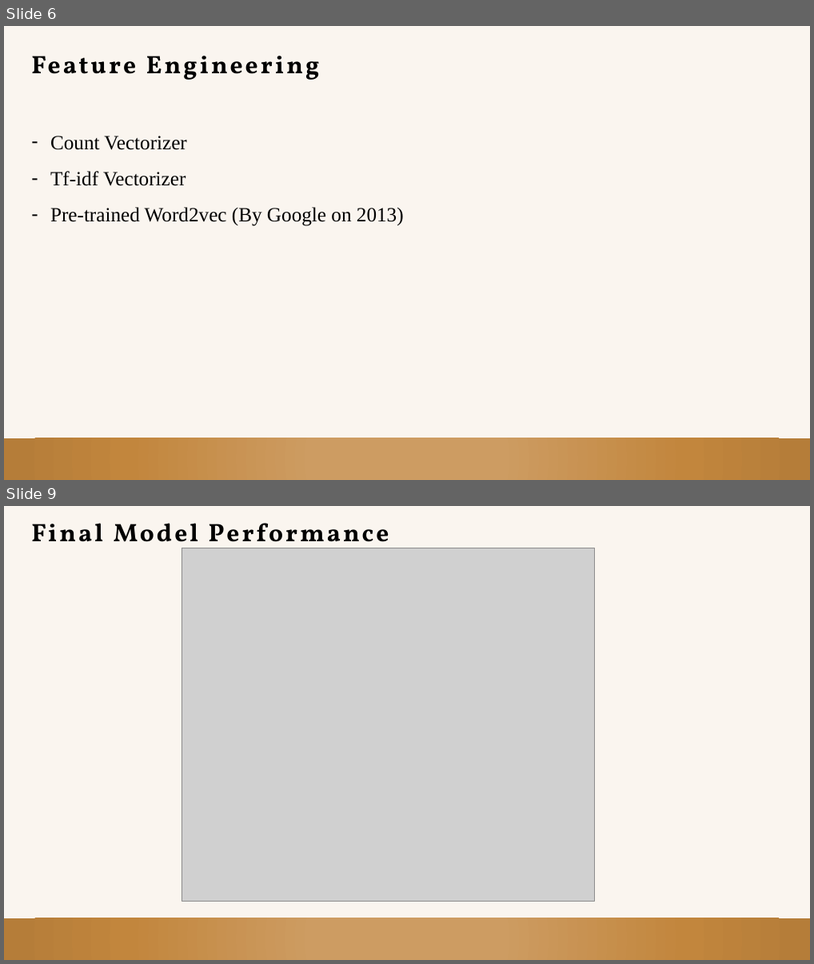
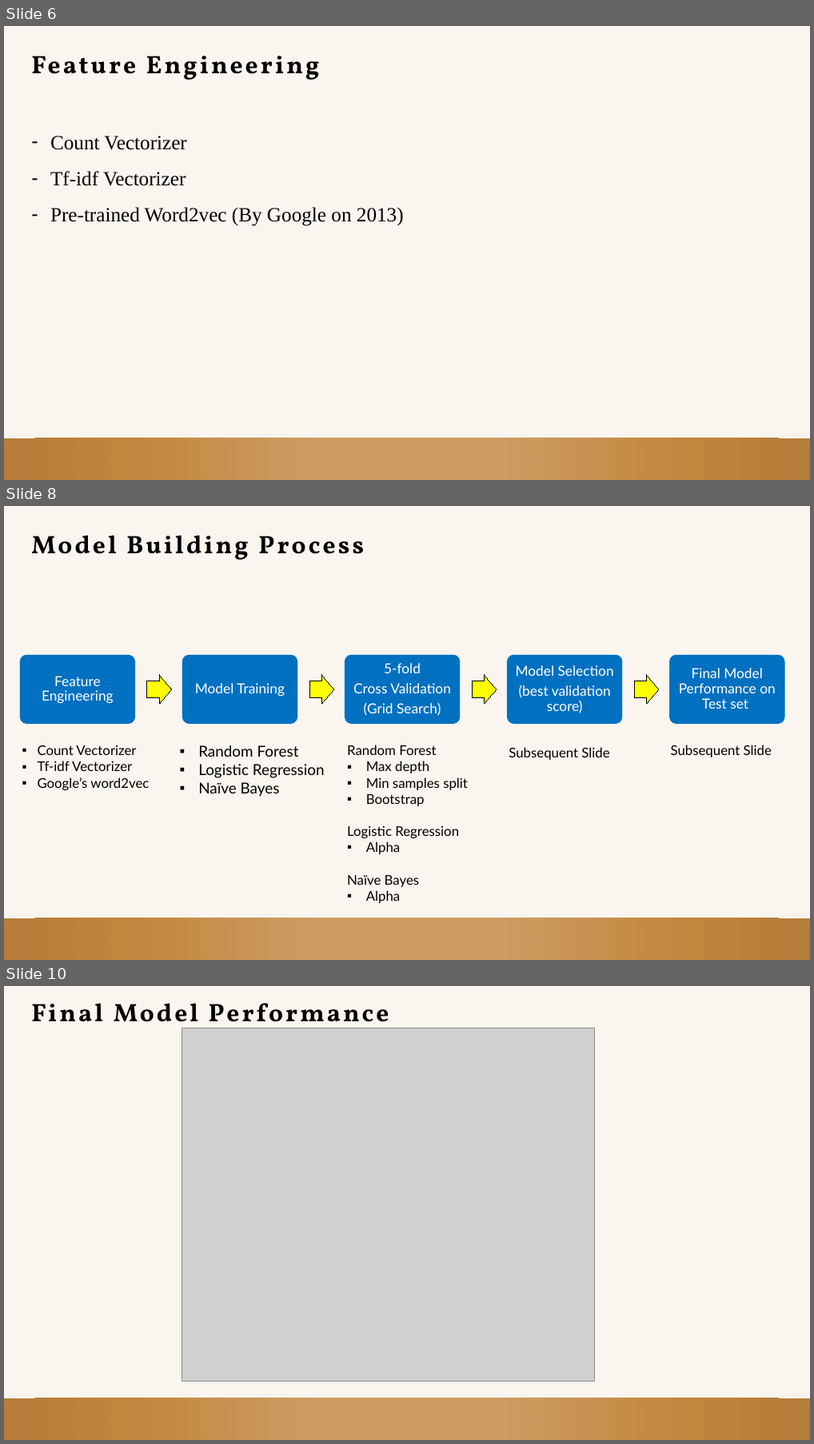
Before and after one commit to Joseph-Gan/TextClassification, a slide deck: Project 3 WebAPI and NLP .pptx. Shown one above the other, each under a label of ours: slides 6 and 9 before the commit, slides 6, 8 and 10 after it; the slides between them are not shown. The pictures are 814x964 and 814x1444 pixels, drawn with LibreOffice and Linux fonts; fonts in the diff are those of the drawing; grey boxes stand for pictures. Boxes give left, top, right and bottom in pixels: in the first picture for what was removed or moved away, otherwise in the second. Text is boxed around its words. In the diff, an @@ line names an element or a change of style, - is before the commit and + after.

```diff
--- a/Project 3 WebAPI and NLP .pptx
+++ b/Project 3 WebAPI and NLP .pptx
@@ slide 8 added at (x1=4, y1=506, x2=810, y2=960), background #EFDFCB at 29% opacity @@
@@ text added at (x1=31, y1=535, x2=364, y2=560), 60 pt, text #000000, bold @@
+Model Building Process
@@ group added at (x1=19, y1=654, x2=786, y2=724): 5 rounded rectangles, 5 texts, 4 right arrows @@
+Feature Engineering
+Model Training
+5-fold
+Cross Validation
+(Grid Search)
+Model Selection
+(best validation score)
+Final Model Performance on Test set
@@ text added at (x1=38, y1=745, x2=149, y2=790), 32 pt, text #000000 @@
+▪ Count Vectorizer
+▪ Tf-idf Vectorizer
+▪ Google’s word2vec
@@ text added at (x1=198, y1=745, x2=325, y2=796), 36 pt, text #000000 @@
+▪ Random Forest
+▪ Logistic Regression
+▪ Naïve Bayes
@@ text added at (x1=347, y1=744, x2=468, y2=903), 32 pt, text #000000 @@
+Random Forest
+▪ Max depth
+▪ Min samples split
+▪ Bootstrap
+Logistic Regression
+▪ Alpha
+Naïve Bayes
+▪ Alpha
@@ text added at (x1=671, y1=744, x2=772, y2=757), 32 pt, text #000000 @@
+Subsequent Slide
@@ text added at (x1=509, y1=747, x2=610, y2=760), 32 pt, text #000000 @@
+Subsequent Slide
@@ rectangle added at (x1=4, y1=918, x2=810, y2=960), fill gradient #CD9C62 to #C2853D to #B57D39 @@
@@ what was slide 9 is now slide 10 @@
```
Also in this commit, not shown: 6 slides changed, 2 other slides added, 2 slides removed.
